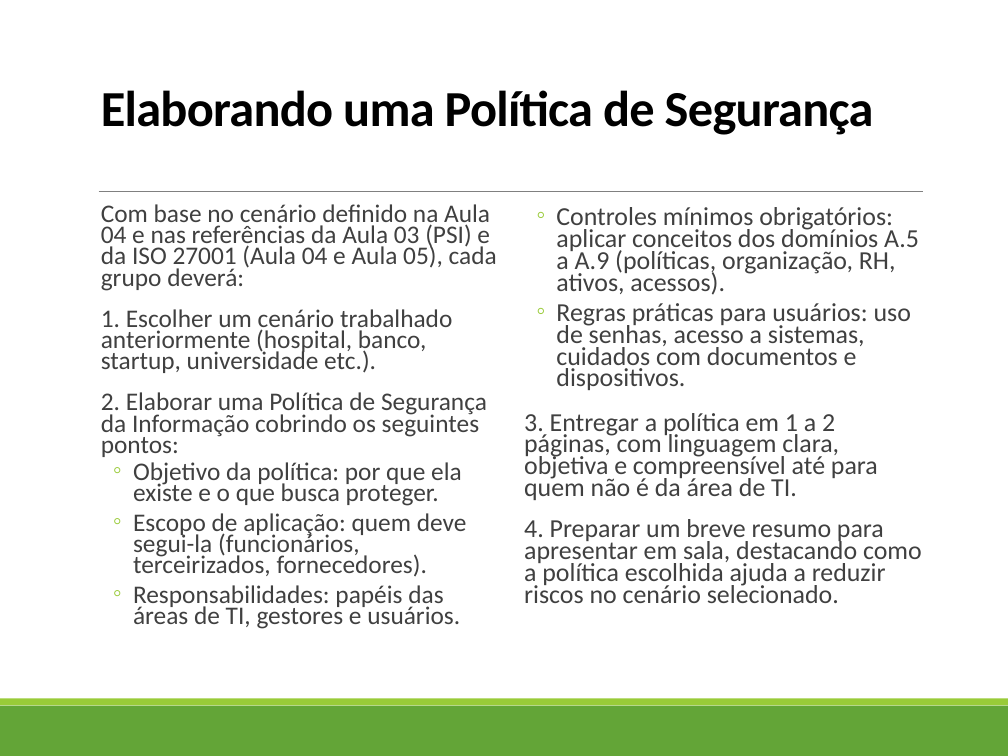
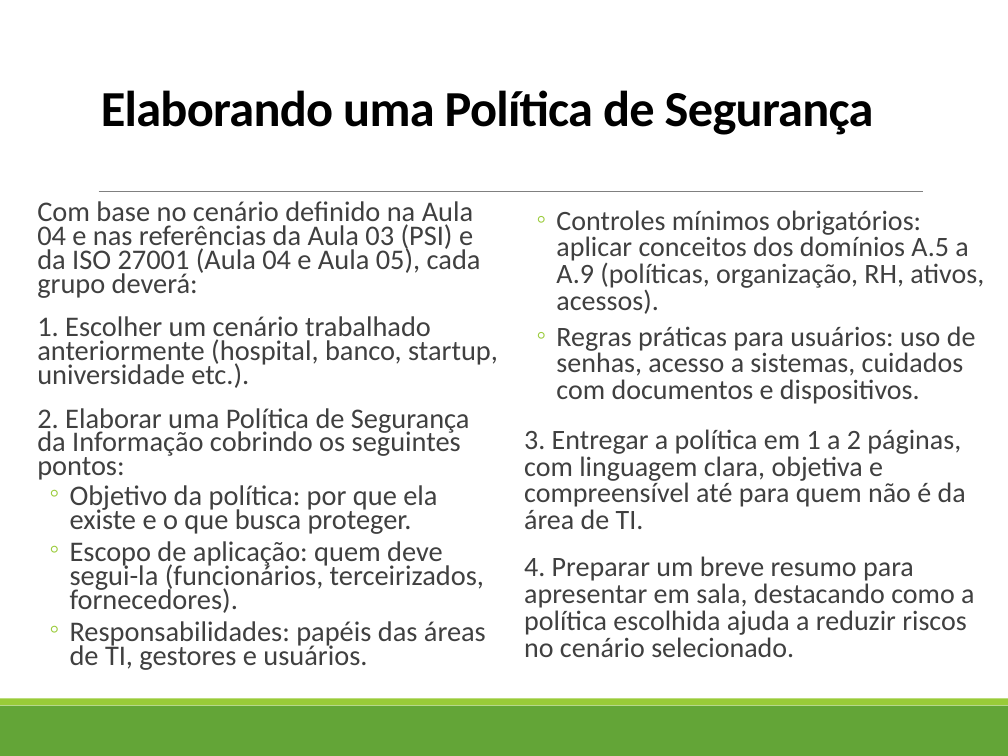
Before and after one commit to profAndreSouza/Material, a slide deck: slide 13 of Segurança da Informação/Aula-05-ISO27001-Controles.pptx. Drawn at 1008x756 pixels with LibreOffice and Linux fonts; fonts in the diff are those of the drawing. Boxes give left, top, right and bottom in pixels: in the first picture for what was removed or moved away, otherwise in the second. Text is boxed around its words. In the diff, an @@ line names an element or a change of style, - is before the commit and + after.

```diff
--- a/Segurança da Informação/Aula-05-ISO27001-Controles.pptx
+++ b/Segurança da Informação/Aula-05-ISO27001-Controles.pptx
@@ text "Com base no cenário definido ...": place and size @@
-text "Com base no cenário definido ..." at (101, 204, 497, 629)
+text "Com base no cenário definido ..." at (37, 201, 498, 670)
@@ text "Com base no cenário definido ..." at (37, 201, 498, 670): size 18.1 to 20.3 pt @@
@@ text "Controles mínimos obrigatórios: aplicar conceitos ..." at (524, 210, 984, 657): size 18.5 to 20 pt; line spacing 0.7 to 0.8 @@
```
Also in this commit, not shown: 2 other files.
